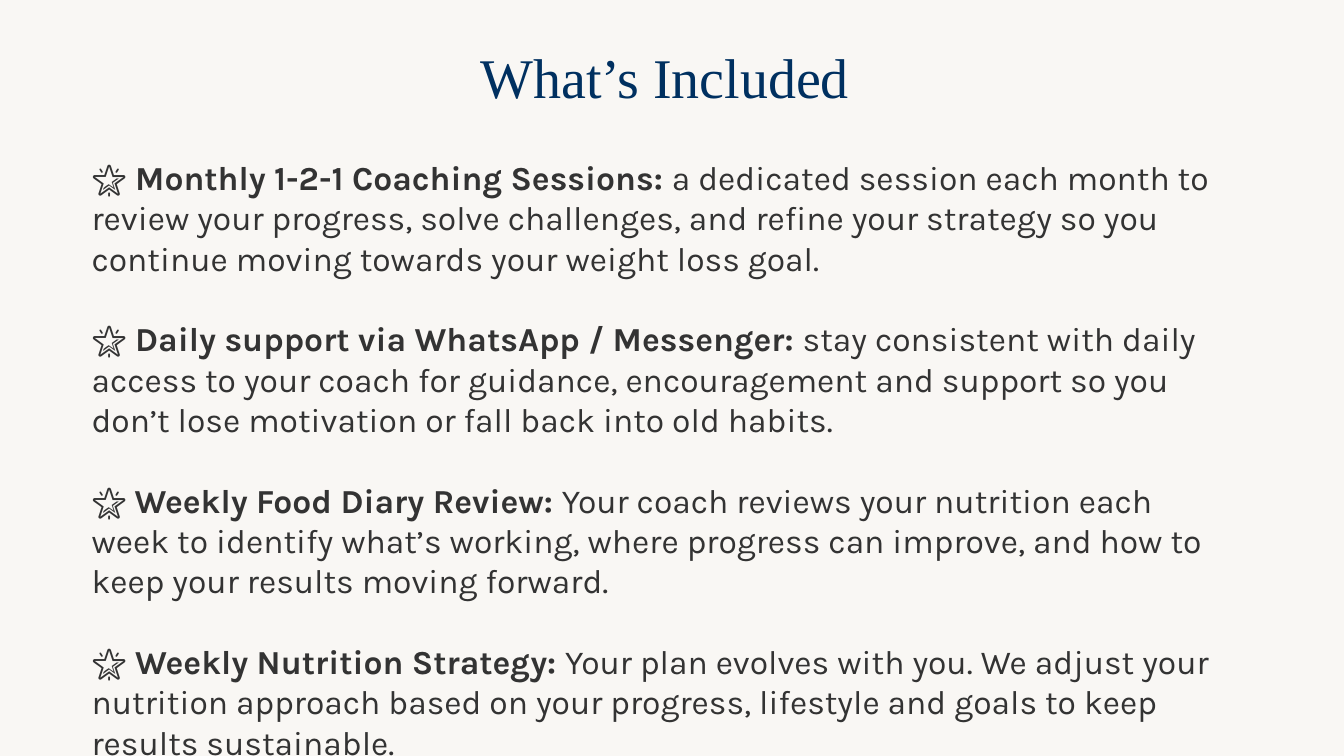
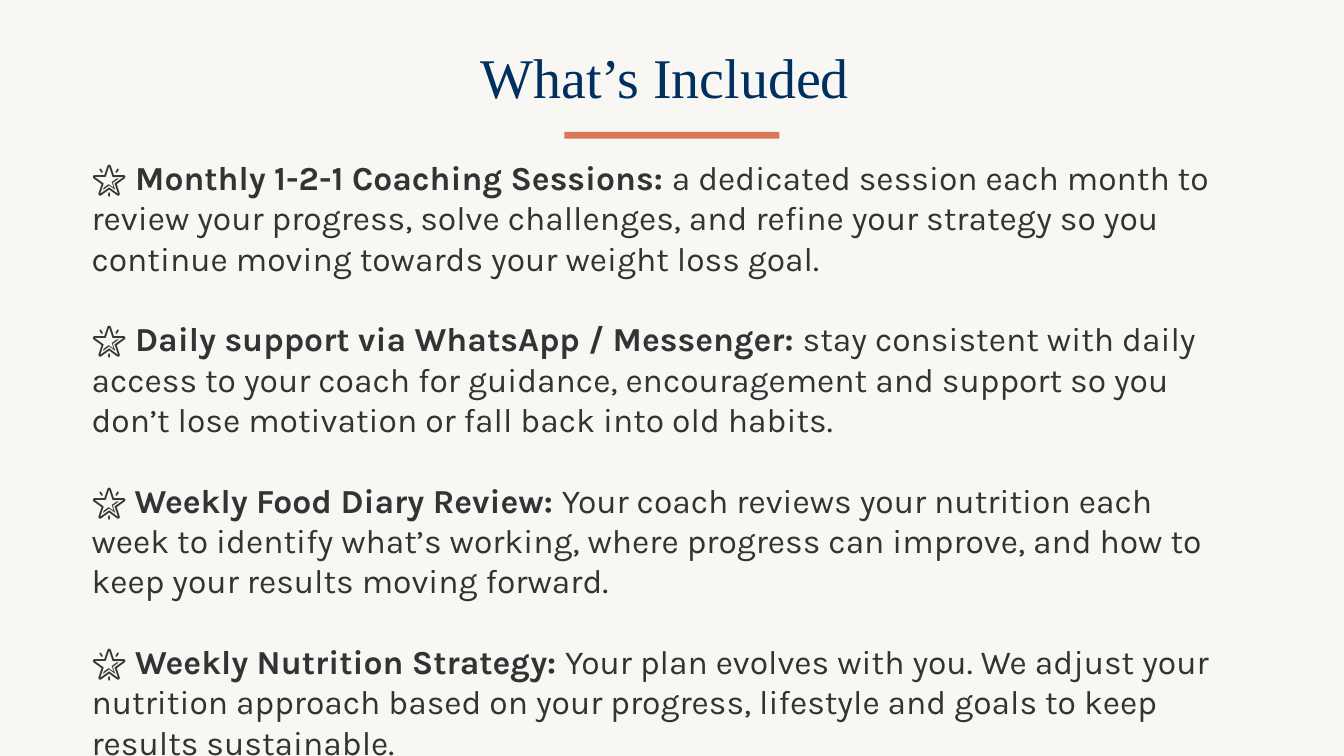
Before and after one commit to WeAreWLA/21-day-reset, a slide deck: slide 24 of wla-vip-121-launch.pptx. Drawn at 1344x756 pixels with LibreOffice and Linux fonts; fonts in the diff are those of the drawing. Boxes give left, top, right and bottom in pixels: in the first picture for what was removed or moved away, otherwise in the second. Text is boxed around its words. In the diff, an @@ line names an element or a change of style, - is before the commit and + after.

```diff
--- a/wla-vip-121-launch.pptx
+++ b/wla-vip-121-launch.pptx
@@ rectangle added at <box>564,132,780,138</box>, fill #D97757 @@
```
Also in this commit, not shown: 17 other slides changed.
